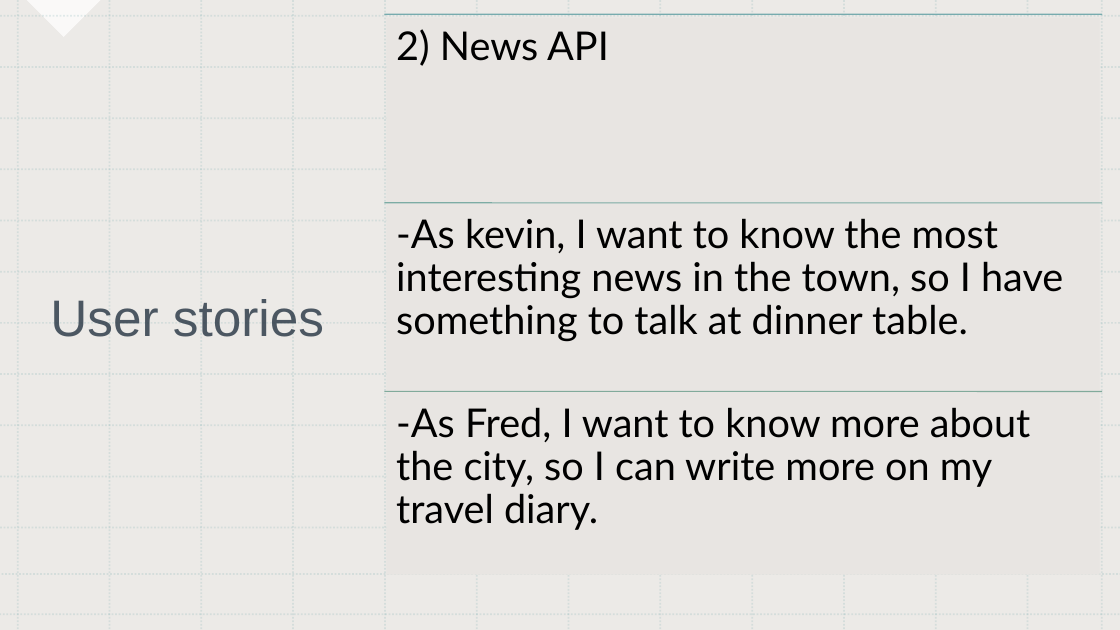
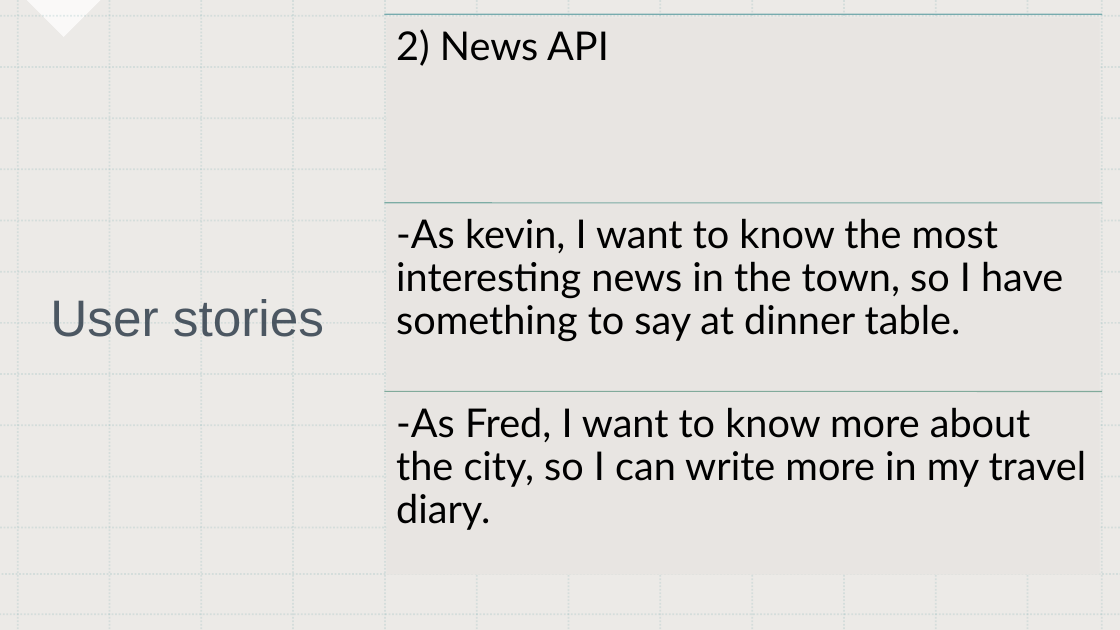
Before and after one commit to ctan24/Group-4-Project, a slide deck: slide 5 of group4.pptx. Drawn at 1120x630 pixels with LibreOffice and Linux fonts; fonts in the diff are those of the drawing. Boxes give left, top, right and bottom in pixels: in the first picture for what was removed or moved away, otherwise in the second. Text is boxed around its words. In the diff, an @@ line names an element or a change of style, - is before the commit and + after.

Commit message:
edited wbs and ppt

```diff
--- a/group4.pptx
+++ b/group4.pptx
@@ text at (396, 218, 1063, 342): text changed @@
--As kevin, I want to know the most interesting news in the town, so I have something to talk at dinner table.
+-As kevin, I want to know the most interesting news in the town, so I have something to say at dinner table.
@@ text at (396, 407, 1087, 530): text changed @@
--As Fred, I want to know more about the city, so I can write more on my travel diary.
+-As Fred, I want to know more about the city, so I can write more in my travel diary.
```
Also in this commit, not shown: 4 other slides changed, 4 slides added, 1 slide removed, 2 other files.
